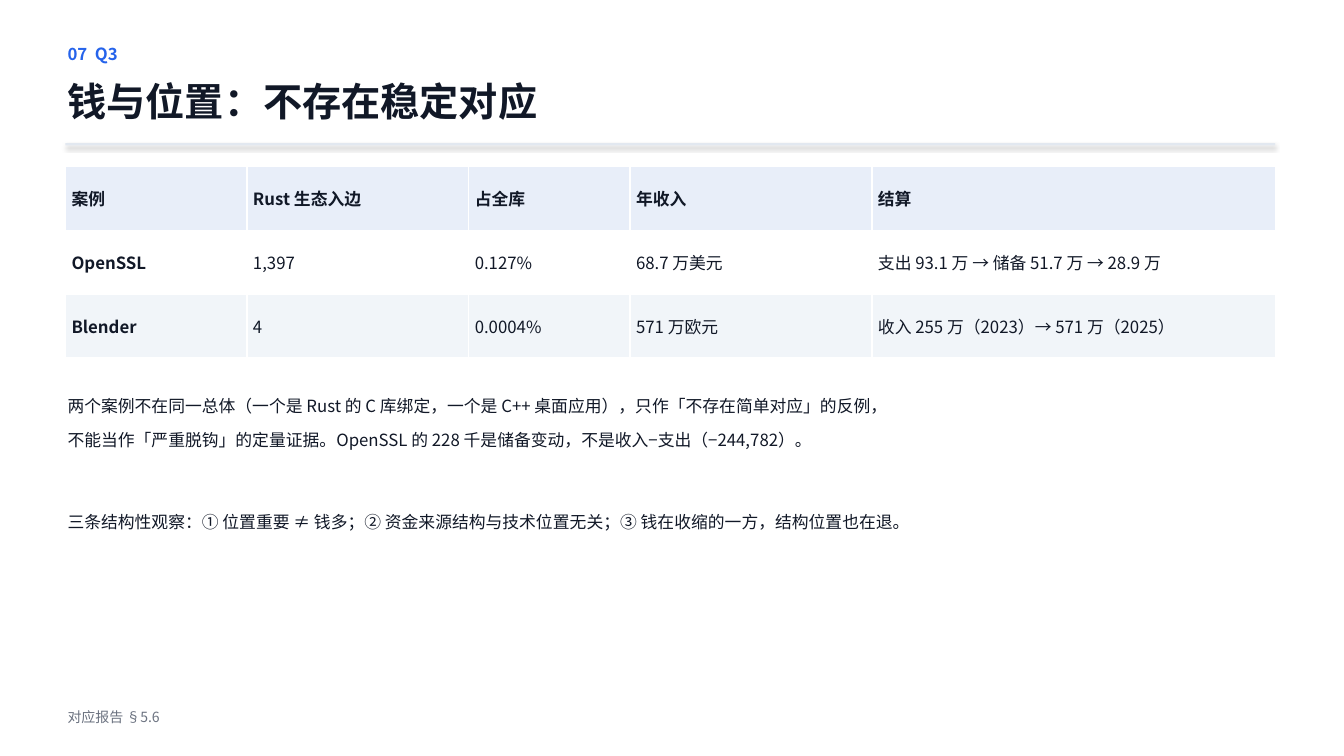
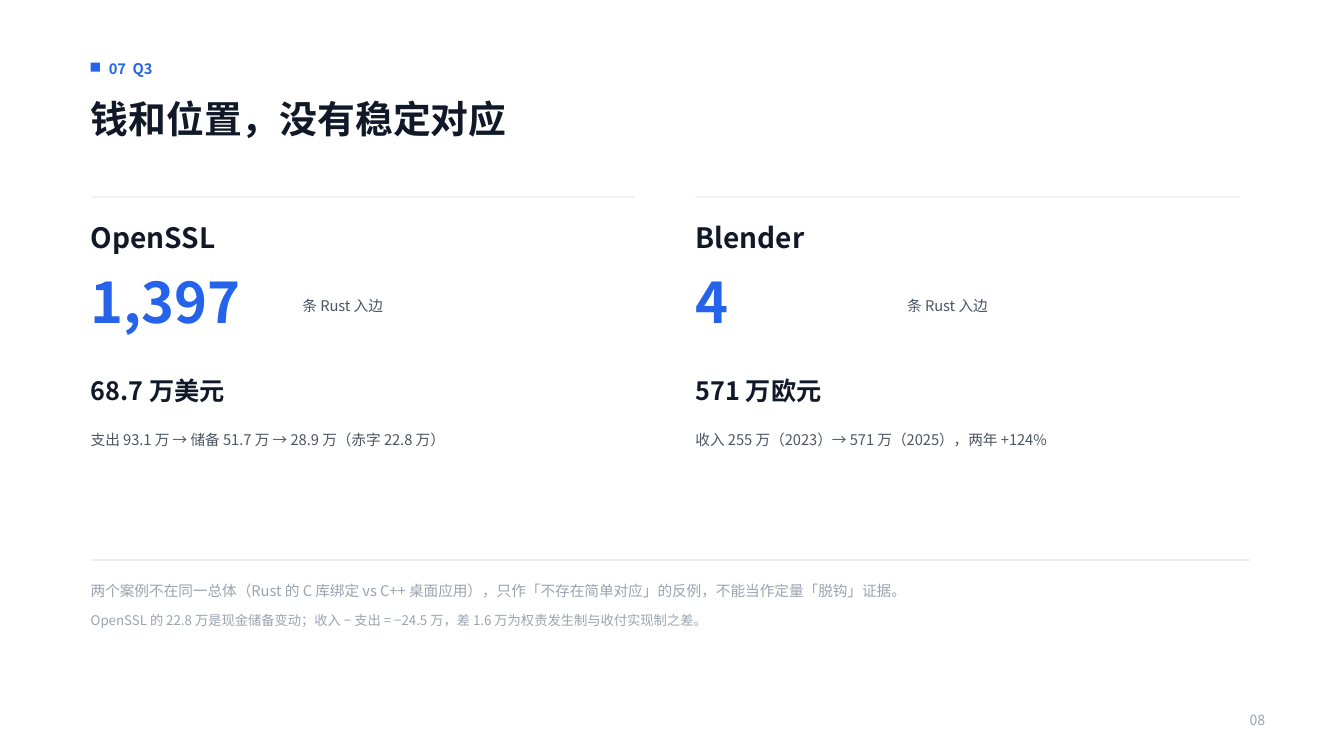
Before and after one commit to lzt-2077/opensource-infra-midterm, a slide deck: slide 8 of 中期展示.pptx (slide 9 before the commit). Drawn at 1344x756 pixels with LibreOffice and Linux fonts; fonts in the diff are those of the drawing. Boxes give left, top, right and bottom in pixels: in the first picture for what was removed or moved away, otherwise in the second. Text is boxed around its words. In the diff, an @@ line names an element or a change of style, - is before the commit and + after.

```diff
--- a/中期展示.pptx
+++ b/中期展示.pptx
@@ text "07 Q3": place and size @@
-text "07 Q3" at box(68, 47, 118, 64)
+text "07 Q3" at box(109, 63, 153, 77)
@@ text "07 Q3" at box(109, 63, 153, 77): size 12 to 10.5 pt; line spacing 1.15 to 1.25; less space between paragraphs @@
@@ rectangle added at box(91, 63, 100, 72), fill #2563EB @@
@@ text at box(91, 100, 507, 138): text changed; size 28 to 27 pt @@
-钱与位置：不存在稳定对应
+钱和位置，没有稳定对应
@@ rectangle removed at box(66, 143, 1275, 145) @@
@@ table removed at box(66, 166, 1275, 358), 3 rows, 5 columns @@
-案例 | Rust 生态入边 | 占全库 | 年收入 | 结算
-OpenSSL | 1,397 | 0.127% | 68.7 万美元 | 支出 93.1 万 → 储备 51.7 万 → 28.9 万
-Blender | 4 | 0.0004% | 571 万欧元 | 收入 255 万（2023）→ 571 万（2025）
@@ rectangle added at box(91, 197, 635, 198), fill #E5E7EB @@
@@ rectangle added at box(696, 197, 1240, 198), fill #E5E7EB @@
@@ text added at box(91, 227, 216, 254), 20 pt, text #111827, bold @@
+OpenSSL
@@ text added at box(695, 225, 804, 249), 20 pt, text #111827, bold @@
+Blender
@@ text added at box(91, 280, 241, 335), 40 pt, text #2563EB, bold @@
+1,397
@@ text added at box(302, 299, 383, 312), 10.5 pt, text #4B5563 @@
+条 Rust 入边
@@ text added at box(695, 281, 728, 323), 40 pt, text #2563EB, bold @@
+4
@@ text added at box(907, 299, 988, 312), 10.5 pt, text #4B5563 @@
+条 Rust 入边
@@ text added at box(91, 378, 225, 403), 18 pt, text #111827, bold @@
+68.7 万美元
@@ text added at box(695, 378, 822, 402), 18 pt, text #111827, bold @@
+571 万欧元
@@ text added at box(91, 432, 445, 446), 10.5 pt, text #4B5563 @@
+支出 93.1 万 → 储备 51.7 万 → 28.9 万（赤字 22.8 万）
@@ text added at box(695, 432, 1047, 447), 10.5 pt, text #4B5563 @@
+收入 255 万（2023）→ 571 万（2025），两年 +124%
@@ rectangle added at box(91, 560, 1250, 561), fill #E5E7EB @@
@@ text at box(91, 583, 906, 628): text changed; size 12 to 10.5 pt; text colour #111827 to #9CA3AF @@
-两个案例不在同一总体（一个是 Rust 的 C 库绑定，一个是 C++ 桌面应用），只作「不存在简单对应」的反例，
-不能当作「严重脱钩」的定量证据。OpenSSL 的 228 千是储备变动，不是收入−支出（−244,782）。
-三条结构性观察：① 位置重要 ≠ 钱多；② 资金来源结构与技术位置无关；③ 钱在收缩的一方，结构位置也在退。
+两个案例不在同一总体（Rust 的 C 库绑定 vs C++ 桌面应用），只作「不存在简单对应」的反例，不能当作定量「脱钩」证据。
+OpenSSL 的 22.8 万是现金储备变动；收入 − 支出 = −24.5 万，差 1.6 万为权责发生制与收付实现制之差。
@@ text removed at box(68, 710, 159, 723) @@
-对应报告 §5.6
@@ text added at box(1250, 715, 1266, 725), 10 pt, text #9CA3AF @@
+08
```
Also in this commit, not shown: 8 other slides changed, 3 slides added, 6 slides removed, 1 other file.
